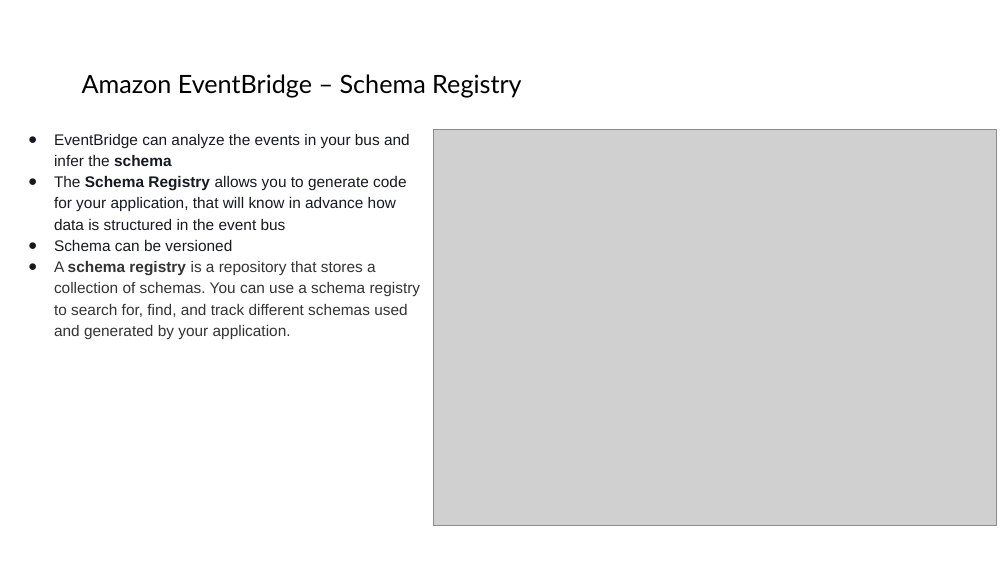
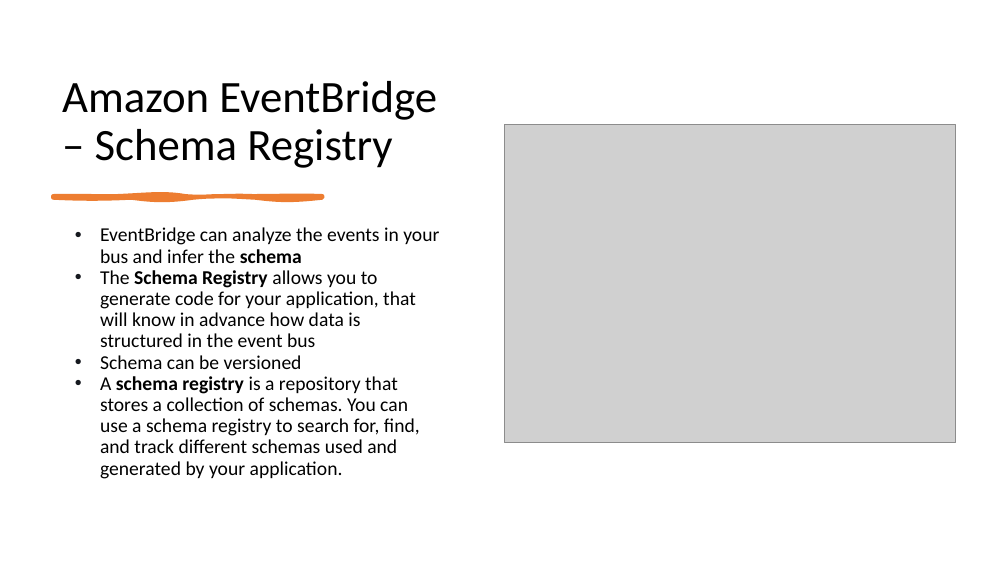
Before and after one commit to IlyaChakun/aws-iba-courses, a slide deck: slide 9 of lecture-materials/Managment&Governance/eventBridge/event-bridge.pptx. Drawn at 1008x567 pixels with LibreOffice and Linux fonts; fonts in the diff are those of the drawing; grey boxes stand for pictures. Boxes give left, top, right and bottom in pixels: in the first picture for what was removed or moved away, otherwise in the second. Text is boxed around its words. In the diff, an @@ line names an element or a change of style, - is before the commit and + after.

```diff
--- a/lecture-materials/Managment&Governance/eventBridge/event-bridge.pptx
+++ b/lecture-materials/Managment&Governance/eventBridge/event-bridge.pptx
@@ title "Amazon EventBridge – Schema Registry": place and size @@
-title "Amazon EventBridge – Schema Registry" at bbox=[82, 74, 521, 97]
+title "Amazon EventBridge – Schema Registry" at bbox=[62, 81, 437, 168]
@@ title "Amazon EventBridge – Schema Registry" at bbox=[62, 81, 437, 168]: size 18 to 32 pt, font Lato to Calibri; vertical alignment middle to bottom @@
@@ picture: place and size @@
-picture at bbox=[433, 130, 996, 526]
+picture at bbox=[504, 124, 956, 443]
@@ freeform shape added at bbox=[53, 197, 323, 198], fill #ED7D31, outline #ED7D31 3 pt @@
@@ text "EventBridge can analyze the events ...": place and size @@
-text "EventBridge can analyze the events ..." at bbox=[54, 134, 421, 339]
+text "EventBridge can analyze the events ..." at bbox=[100, 227, 439, 479]
@@ text "EventBridge can analyze the events ..." at bbox=[100, 227, 439, 479]: size 11 to 14 pt, font Arial to Calibri; text colour #16191F to #000000 in "EventBridge can analyze the events in your ...", "The Schema Registry allows you to generate ...", "Schema can be versioned"; text colour #333333 to #000000 in "A schema registry is a repository that ..."; bullet ● to •; line spacing 1.15 to 0.9 @@
```
Also in this commit, not shown: 10 other slides changed, 2 slides added, 1 other file.
